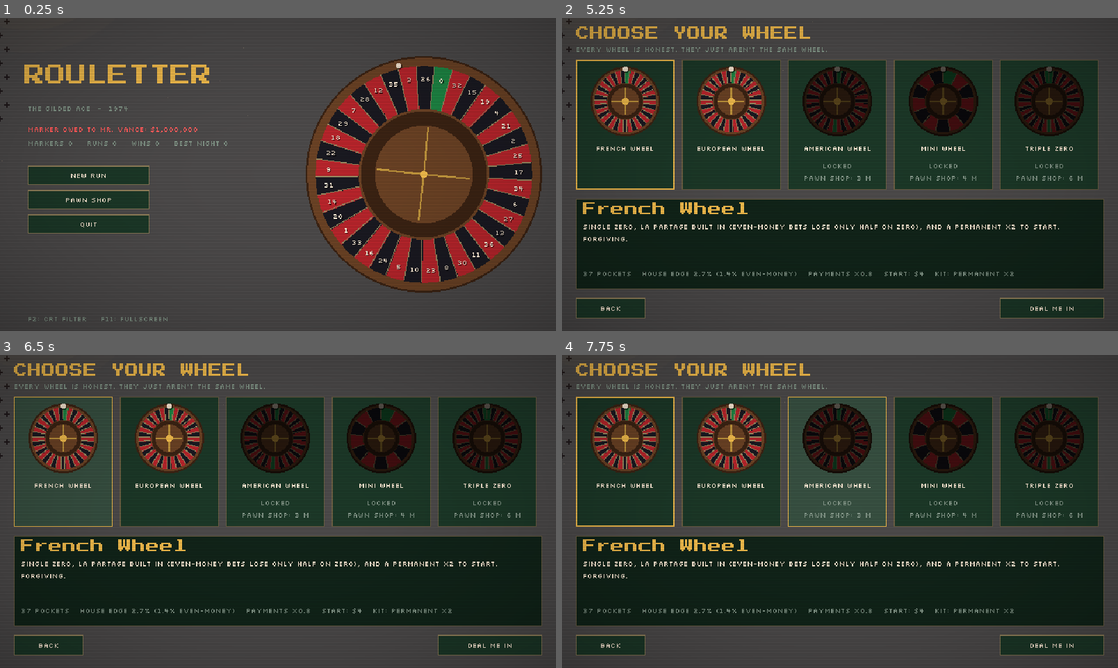
Above: before the commit, frames 1-4 (two rows, left to right).
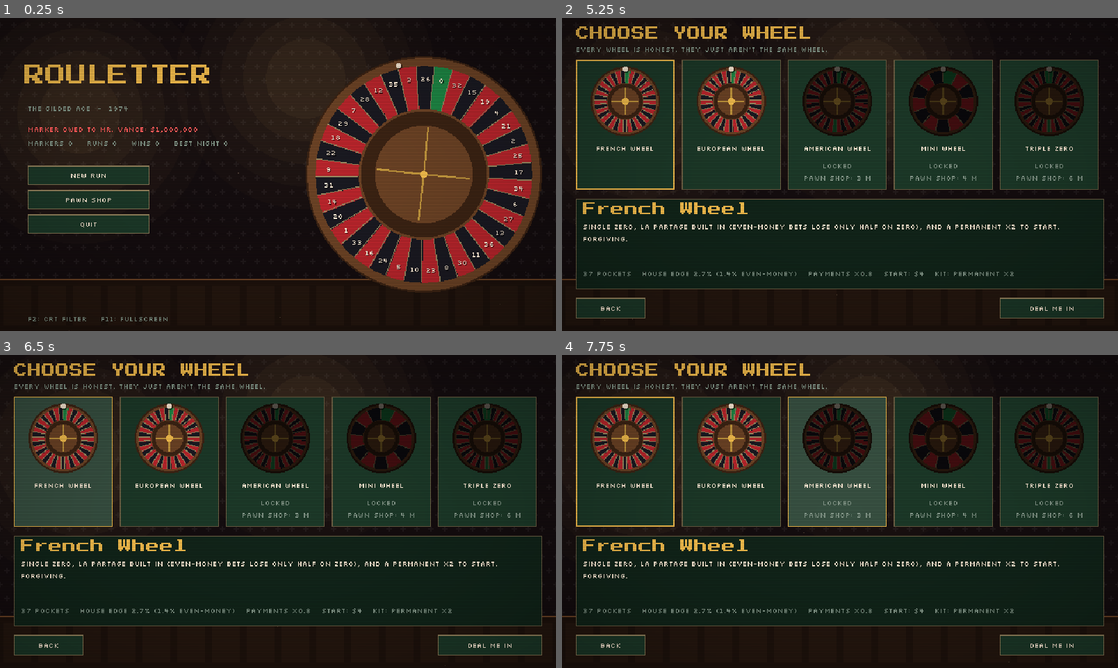
Above: after the commit, the same moments.

Repository: sugnauk/Rouletter
Game: Godot game, scene res://scenes/main.tscn
Two runs of this game, one before a commit and one after it. Both use one fixed random seed, a clock stepped at 60 frames per second and the inputs below.
Inputs (mouse positions are in pixels of both pictures, inside the frame that each line leads up to):
- Up to frame 1 (0.25 s): no input
- Up to frame 2 (5.25 s): click "New Run" at 0.5 s; click "New Run" at 1.25 s; click "Pawn Shop" at 2 s; click "Pawn Shop" at 2.75 s; click "New Run" at 3.5 s; click "Pawn Shop" at 4.25 s; tap Enter at 5, 5.1 s; move the mouse to (962, 158) at 5.02 s; click (962, 158) at 5.17 s
- Up to frame 3 (6.5 s): tap Space at 5.27 s; click "French Wheel" at 5.75 s
- Up to frame 4 (7.75 s): click "European Wheel" at 6.5 s; click "American Wheel" at 7.25 s

The runs differ from the first frame. In frame 1, 69% of the frame differs, in the area x 0-100%, y 0-100%; in frame 2, 32%; in frame 3, 32%; in frame 4, 32%.

Commit message:
Fix backdrop not filling window, use canvas_items stretch, dark clear colour
Co-Authored-By: Claude Sonnet 5.5 <noreply@anthropic.com>
Claude-Session: https://claude.ai/code/session_013q6d3yRkHgTahmnKYGjD8n

Diff:
--- a/project.godot
+++ b/project.godot
@@ -27,7 +27,7 @@
 window/size/mode=3
 window/size/window_width_override=1280
 window/size/window_height_override=720
-window/stretch/mode="viewport"
+window/stretch/mode="canvas_items"
 window/stretch/aspect="expand"
 window/handheld/orientation=0
 window/stretch/scale_mode="integer"
@@ -44,5 +44,6 @@
 
 [rendering]
 
+environment/defaults/default_clear_color=Color(0.0784314, 0.0509804, 0.0588235, 1)
 textures/canvas_textures/default_texture_filter=0
 rendering_device/driver.windows="d3d12"
--- a/scenes/main.gd
+++ b/scenes/main.gd
@@ -37,7 +37,7 @@
 
 func _ready() -> void:
 	theme = P.make_theme()
-	set_anchors_preset(Control.PRESET_FULL_RECT)
+	set_anchors_and_offsets_preset(Control.PRESET_FULL_RECT)
 	var game := get_node_or_null("/root/Game")
 	if game != null:
 		run = game.run
@@ -70,7 +70,7 @@
 	crt = CanvasLayer.new()
 	crt.layer = 10
 	var rect := ColorRect.new()
-	rect.set_anchors_preset(Control.PRESET_FULL_RECT)
+	rect.set_anchors_and_offsets_preset(Control.PRESET_FULL_RECT)
 	rect.mouse_filter = Control.MOUSE_FILTER_IGNORE
 	var mat := ShaderMaterial.new()
 	mat.shader = load("res://shaders/crt.gdshader")
--- a/scenes/ui/backdrop.gd
+++ b/scenes/ui/backdrop.gd
@@ -11,7 +11,7 @@
 
 
 func _ready() -> void:
-	set_anchors_preset(Control.PRESET_FULL_RECT)
+	set_anchors_and_offsets_preset(Control.PRESET_FULL_RECT)
 	mouse_filter = Control.MOUSE_FILTER_IGNORE
 	var rng := RandomNumberGenerator.new()
 	rng.seed = 7
